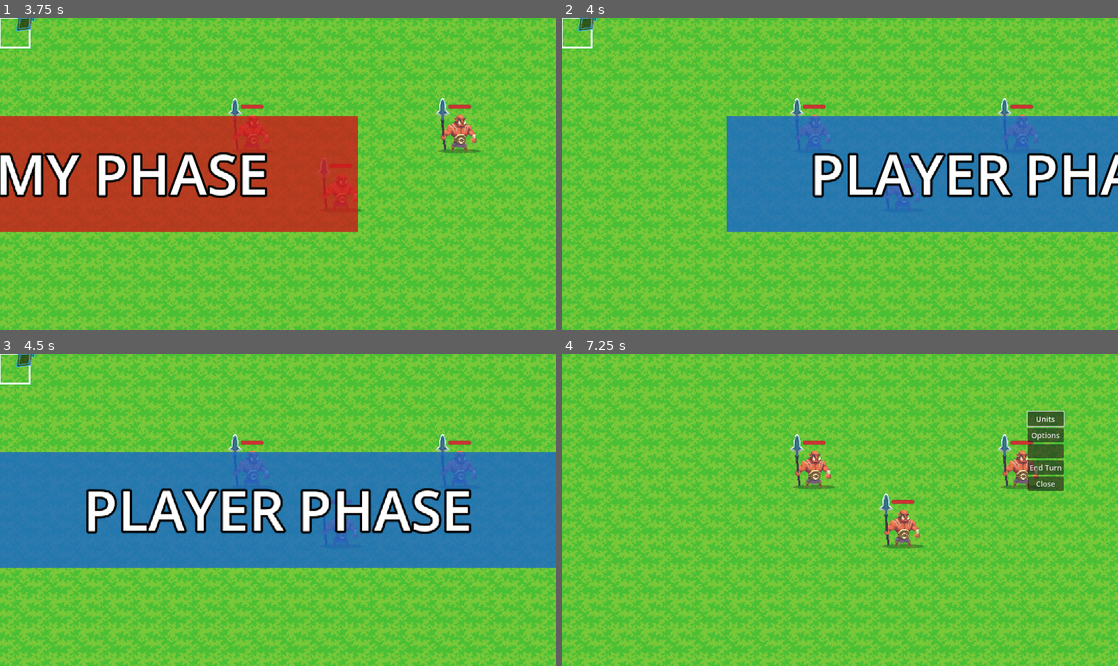
Above: before the commit, frames 1-4 (two rows, left to right).
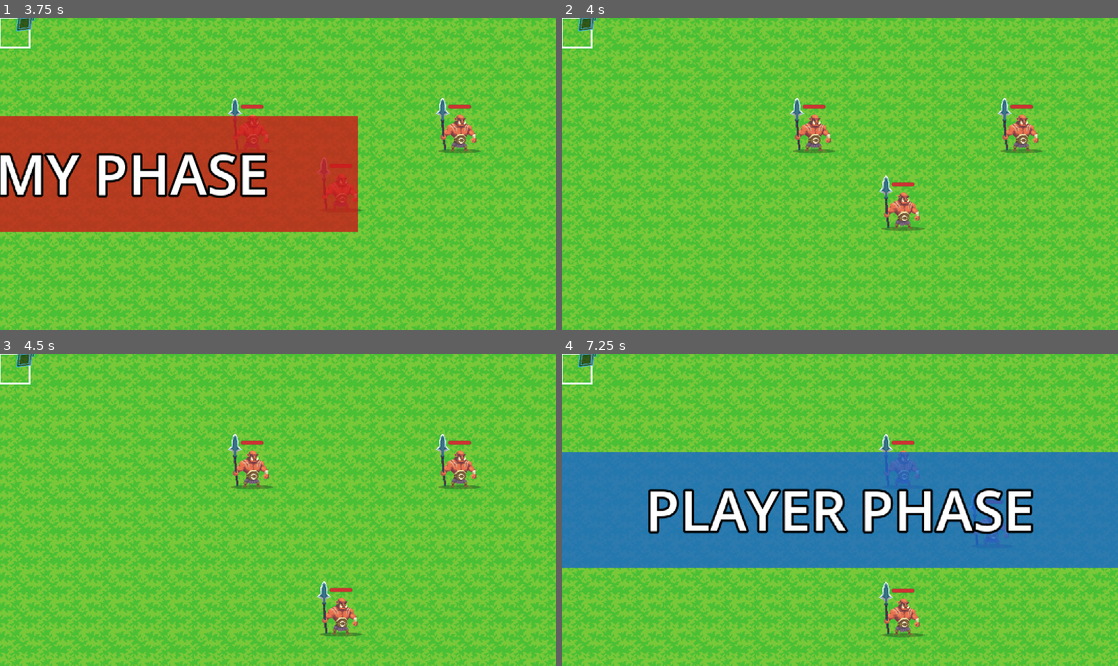
Above: after the commit, the same moments.

Repository: TheKangGaming/bloomblight
Game: Godot game, scene res://scenes/level/CombatMap_1.tscn
Two runs of this game, one before a commit and one after it. Both use one fixed random seed, a clock stepped at 60 frames per second and the inputs below. This scene is started directly instead of the project's main scene.
Inputs (mouse positions are in pixels of both pictures, inside the frame that each line leads up to):
- Up to frame 1 (3.75 s): tap Enter (menu_toggle) at 0.5 s; move the mouse to (400, 158) at 0.52 s; hold D (right) 0.53-1.25 s; tap Space (action) at 0.6 s; click (400, 158) at 0.67 s; click "Units" at 1.25 s; click "End Turn" at 2 s; move the mouse to (166, 189) at 2.77 s; hold S (down) 2.78-3.53 s; click (166, 189) at 2.85 s; tap E (confirm) at 3.5 s; move the mouse to (333, 105) at 3.52 s; hold D (right) from 3.53 s (still down); hold E (confirm) from 3.53 s (still down)
- Up to frame 2 (4 s): keep holding D (right); keep holding E (confirm)
- Up to frame 3 (4.5 s): move the mouse to (250, 572) at 4.27 s; release D (right) at 4.28 s; release E (confirm) at 4.28 s; hold 1 (tool_forward) from 4.28 s (still down); tap Shift (run) at 4.35 s; click (250, 572) at 4.42 s
- Up to frame 4 (7.25 s): move the mouse to (1006, 556) at 5.02 s; release 1 (tool_forward) at 5.03 s; hold Mouse wheel down (tool_backward) 5.03-5.78 s; hold A (left) 5.03-6.53 s; move the mouse to (673, 463) at 5.77 s; tap C at 5.85 s; move the mouse to (867, 510) at 6.52 s; hold S (down) from 6.53 s (still down); tap Tab at 6.6 s; click (867, 510) at 6.67 s

Frame 1 is identical in both runs. In frame 2, 26% of the frame differs, in the area x 29-100%, y 31-69%; in frame 3, 38%; in frame 4, 39%, in the area x 0-100%, y 0-91%.

Commit message:
Update CombatMap_1.tscn

Diff:
--- a/scenes/level/CombatMap_1.tscn
+++ b/scenes/level/CombatMap_1.tscn
@@ -14,6 +14,7 @@
 [ext_resource type="Script" uid="uid://284cjjvxq0a7" path="res://data/stats/unit_stats.gd" id="13_d3c05"]
 [ext_resource type="Script" uid="uid://drvu56wd8e480" path="res://scenes/level/map_director.gd" id="13_sfjbq"]
 [ext_resource type="Texture2D" uid="uid://b45wannp1vu75" path="res://graphics/TinySwords/Terrain/Tileset/Tilemap_color1.png" id="14_2qf2x"]
+[ext_resource type="PackedScene" uid="uid://bthnr54dgwlh2" path="res://Units/savannah.tscn" id="14_d3c05"]
 [ext_resource type="Texture2D" uid="uid://dd36nah5rhdm6" path="res://graphics/TinySwords/Terrain/Tileset/Water Background color.png" id="15_d3c05"]
 
 [sub_resource type="TileSetAtlasSource" id="TileSetAtlasSource_mhctg"]
@@ -333,23 +334,26 @@
 terrain_set_0/terrain_0/color = Color(0.5, 0.34375, 0.25, 1)
 sources/0 = SubResource("TileSetAtlasSource_gh08p")
 
-[sub_resource type="Resource" id="Resource_2qf2x"]
-script = ExtResource("13_d3c05")
-hp = 15
-max_hp = 15
-mov = 3
-
-[sub_resource type="Resource" id="Resource_d3c05"]
-script = ExtResource("13_d3c05")
-hp = 15
-max_hp = 15
-mov = 3
-
 [sub_resource type="Resource" id="Resource_mhctg"]
 script = ExtResource("13_d3c05")
 hp = 15
 max_hp = 15
 mov = 3
+
+[sub_resource type="Resource" id="Resource_42768"]
+script = ExtResource("13_d3c05")
+hp = 15
+max_hp = 15
+mov = 3
+
+[sub_resource type="Resource" id="Resource_vtv1r"]
+script = ExtResource("13_d3c05")
+hp = 15
+max_hp = 15
+mov = 3
+
+[sub_resource type="Resource" id="Resource_ddai4"]
+script = ExtResource("13_d3c05")
 
 [node name="Node2D" type="Node2D" unique_id=715923779]
 metadata/_edit_vertical_guides_ = [768.0]
@@ -398,15 +402,19 @@
 [node name="Orc" parent="GameBoard" unique_id=1491504891 instance=ExtResource("11_qga0l")]
 y_sort_enabled = true
 position = Vector2(375, 212)
-current_stats = SubResource("Resource_2qf2x")
+current_stats = SubResource("Resource_mhctg")
 
 [node name="Orc2" parent="GameBoard" unique_id=1345977684 instance=ExtResource("11_qga0l")]
 position = Vector2(272, 143)
-current_stats = SubResource("Resource_d3c05")
+current_stats = SubResource("Resource_42768")
 
 [node name="Orc3" parent="GameBoard" unique_id=1083859874 instance=ExtResource("11_qga0l")]
 position = Vector2(509, 147)
-current_stats = SubResource("Resource_mhctg")
+current_stats = SubResource("Resource_vtv1r")
+
+[node name="Savannah" parent="GameBoard" unique_id=376372171 instance=ExtResource("14_d3c05")]
+position = Vector2(383, 438)
+current_stats = SubResource("Resource_ddai4")
 
 [node name="AudioStreamPlayer" type="AudioStreamPlayer" parent="." unique_id=907970081]
 stream = ExtResource("12_qga0l")
